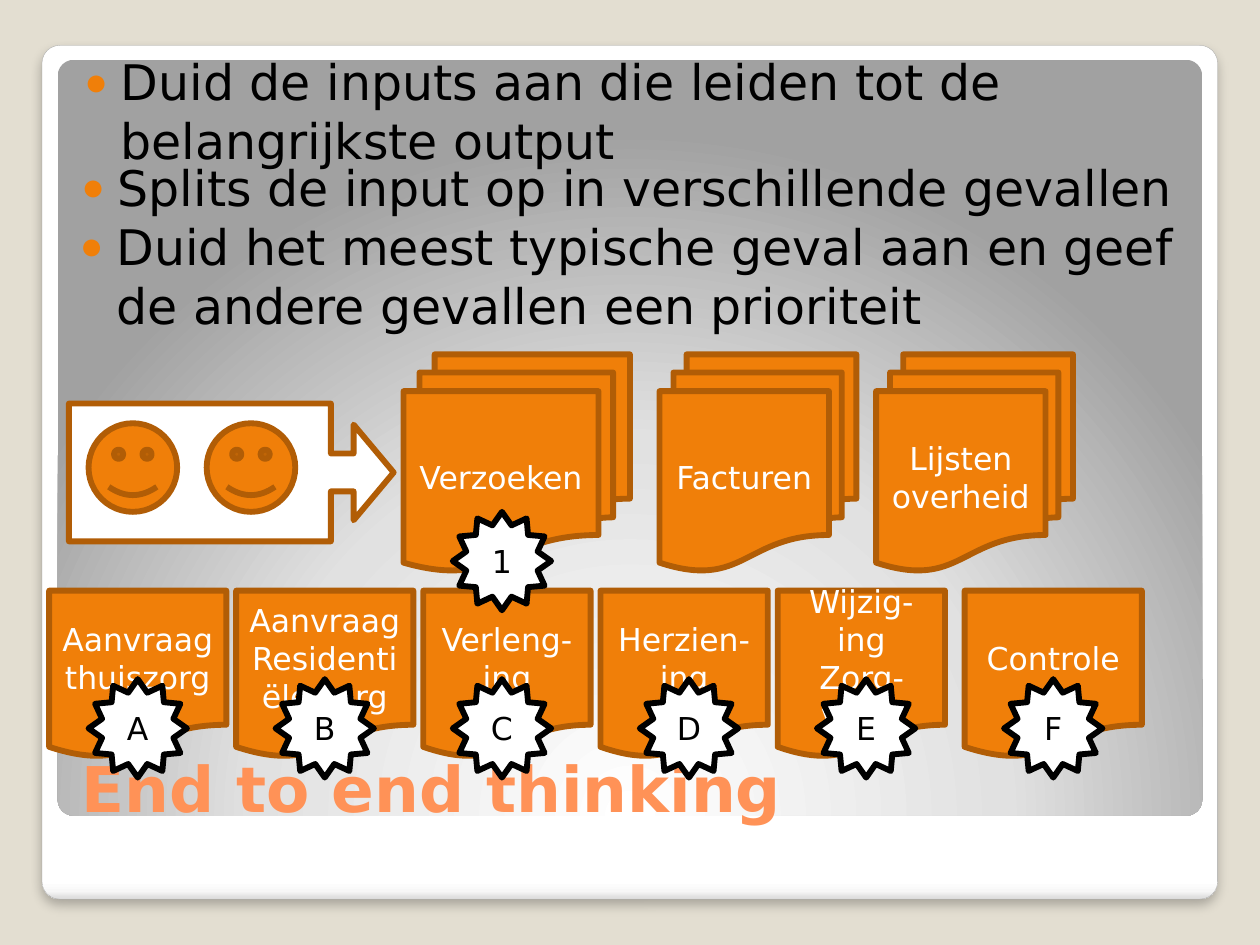
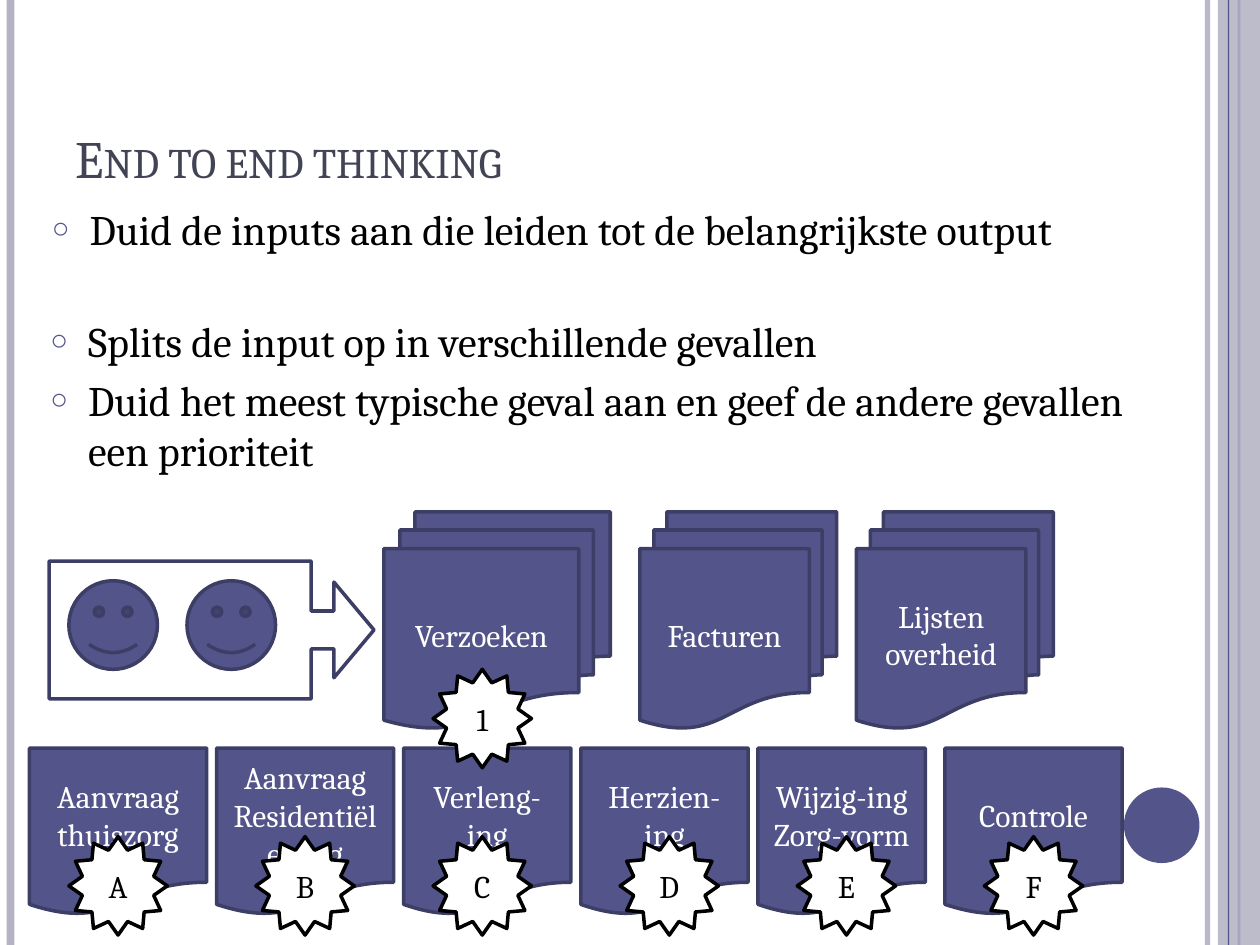
Before and after one commit to michelgrootjans/dkvlessonslearned, a slide deck: slide 21 of slides/Management Session/Lessons Learned.pptx (slide 12 before the commit). Drawn at 1260x945 pixels with LibreOffice and Linux fonts; fonts in the diff are those of the drawing. Boxes give left, top, right and bottom in pixels: in the first picture for what was removed or moved away, otherwise in the second. Text is boxed around its words. In the diff, an @@ line names an element or a change of style, - is before the commit and + after.

```diff
--- a/slides/Management Session/Lessons Learned.pptx
+++ b/slides/Management Session/Lessons Learned.pptx
@@ background #E3DED1 to #FFFFFF @@
@@ line added from (10, 0) to (10, 945), #B3B4C4 4.5 pt @@
@@ line added from (1207, 0) to (1207, 945), #B3B4C4 3 pt @@
@@ rectangle added at bbox=[1218, 0, 1260, 945], fill #B3B4C4 at 87% opacity @@
@@ line added from (1228, 0) to (1228, 945), #53548A 0.75 pt @@
@@ line added from (1239, 0) to (1239, 945), #53548A 1.5 pt @@
@@ rounded rectangle removed at bbox=[42, 45, 1217, 900] @@
@@ rounded rectangle removed at bbox=[58, 59, 1202, 815] @@
@@ title "End to end thinking": place and size @@
-title "End to end thinking" at bbox=[82, 761, 781, 825]
+title "End to end thinking" at bbox=[168, 149, 502, 179]
@@ title "End to end thinking" at bbox=[168, 149, 502, 179]: size 36 to 30 pt, font DejaVu Sans to Cambria, text colour #FF9258 to #424456, bold off, small capitals on @@
@@ size 28 to 24 pt, font DejaVu Sans to Cambria; bullet ● to ○; more space between paragraphs; bullet colour #F07F09 to #53548A in 3 elements at bbox=[90, 215, 1052, 255], bbox=[88, 386, 1123, 475], bbox=[88, 327, 817, 367] @@
@@ text "Splits de input op in ...": place and size @@
-text "Splits de input op in ..." at bbox=[118, 166, 1171, 216]
+text "Splits de input op in ..." at bbox=[88, 327, 817, 367]
@@ text "Duid het meest typische geval ...": place and size @@
-text "Duid het meest typische geval ..." at bbox=[117, 227, 1173, 334]
+text "Duid het meest typische geval ..." at bbox=[88, 386, 1123, 475]
@@ right arrow callout at bbox=[49, 561, 374, 698]: outline #B25E07 3.35 pt to #3D3E66 2 pt @@
@@ smiley face at bbox=[69, 581, 158, 669]: fill #F07F09 to #53548A; outline #B25E07 3.35 pt to #3D3E66 2 pt @@
@@ 6 stars, 3 flow chart multidocuments, 2 smiley faces, 1 text, 1 right arrow callout: place and size @@
-6 stars, 3 flow chart multidocuments, 2 smiley faces, 1 text, 1 right arrow callout at bbox=[69, 62, 1102, 777]
+6 stars, 3 flow chart multidocuments, 2 smiley faces, 1 text, 1 right arrow callout at bbox=[49, 215, 1082, 935]
@@ smiley face at bbox=[186, 581, 275, 669]: fill #F07F09 to #53548A; outline #B25E07 3.35 pt to #3D3E66 2 pt @@
@@ font DejaVu Sans to Cambria; fill #F07F09 to #53548A; outline #B25E07 3.35 pt to #3D3E66 2 pt in 9 elements at bbox=[384, 512, 611, 728], bbox=[640, 512, 837, 728], bbox=[857, 512, 1053, 728], bbox=[217, 748, 394, 916], bbox=[759, 748, 926, 916], bbox=[403, 748, 571, 916], bbox=[29, 748, 207, 916], bbox=[581, 748, 748, 916], bbox=[945, 748, 1123, 916] @@
@@ 6 flow chart documents, 1 star: place and size @@
-6 flow chart documents, 1 star at bbox=[49, 512, 1143, 759]
+6 flow chart documents, 1 star at bbox=[29, 669, 1123, 916]
@@ ellipse added at bbox=[1124, 788, 1200, 863], fill #53548A @@
@@ font DejaVu Sans to Cambria; outline #000000 3.35 pt to #000000 2 pt in 7 elements at bbox=[433, 669, 532, 767], bbox=[69, 837, 168, 935], bbox=[433, 837, 532, 935], bbox=[798, 837, 896, 935], bbox=[256, 837, 354, 935], bbox=[620, 837, 718, 935], bbox=[984, 837, 1082, 935] @@
```
Also in this commit, not shown: 32 other slides changed, 18 slides added, 4 slides removed.
